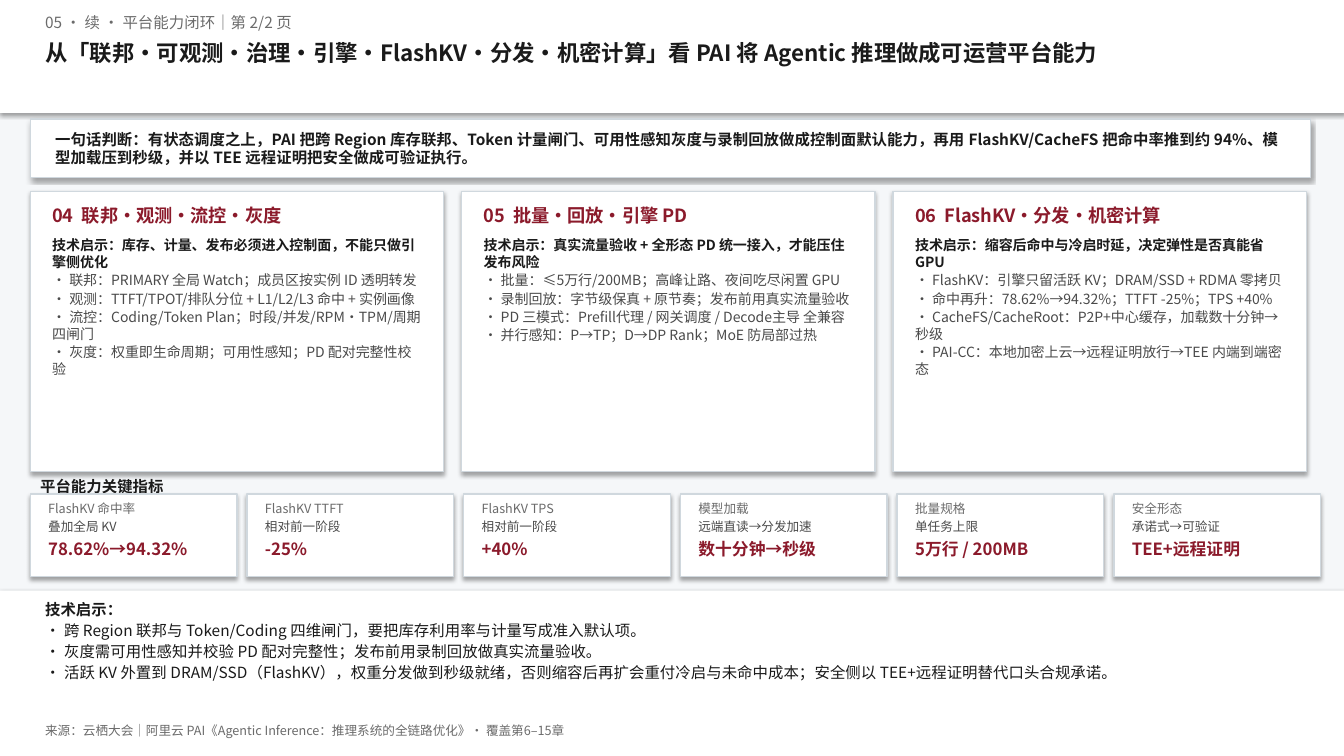
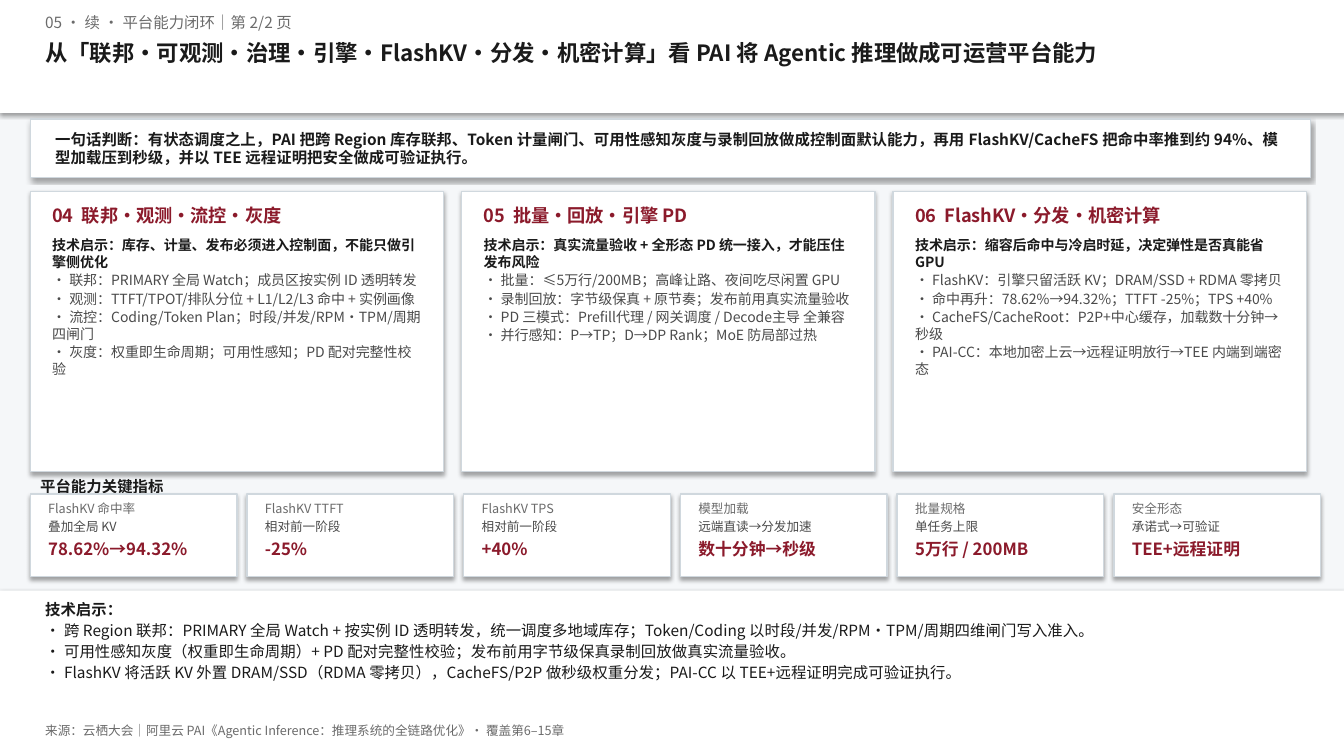
Before and after one commit to Annie-Summer/Kthena, a slide deck: slide 2 of yunqi-2026-pai-forum/docs/洞察一页-05-Agentic Inference：从议题看有状态推理全链路优化.pptx. Drawn at 1344x756 pixels with LibreOffice and Linux fonts; fonts in the diff are those of the drawing. Boxes give left, top, right and bottom in pixels: in the first picture for what was removed or moved away, otherwise in the second. Text is boxed around its words. In the diff, an @@ line names an element or a change of style, - is before the commit and + after.

```diff
--- a/yunqi-2026-pai-forum/docs/洞察一页-05-Agentic Inference：从议题看有状态推理全链路优化.pptx
+++ b/yunqi-2026-pai-forum/docs/洞察一页-05-Agentic Inference：从议题看有状态推理全链路优化.pptx
@@ text at (64, 623, 1094, 681): text changed @@
-• 跨 Region 联邦与 Token/Coding 四维闸门，要把库存利用率与计量写成准入默认项。
-• 灰度需可用性感知并校验 PD 配对完整性；发布前用录制回放做真实流量验收。
-• 活跃 KV 外置到 DRAM/SSD（FlashKV），权重分发做到秒级就绪，否则缩容后再扩会重付冷启与未命中成本；安全侧以 TEE+远程证明替代口头合规承诺。
+• 跨 Region 联邦：PRIMARY 全局 Watch + 按实例 ID 透明转发，统一调度多地域库存；Token/Coding 以时段/并发/RPM·TPM/周期四维闸门写入准入。
+• 可用性感知灰度（权重即生命周期）+ PD 配对完整性校验；发布前用字节级保真录制回放做真实流量验收。
+• FlashKV 将活跃 KV 外置 DRAM/SSD（RDMA 零拷贝），CacheFS/P2P 做秒级权重分发；PAI-CC 以 TEE+远程证明完成可验证执行。
```
Also in this commit, not shown: 1 other slide changed, 4 other files.
